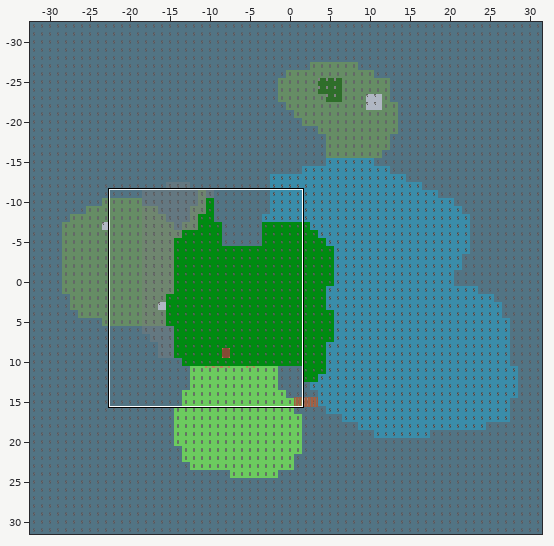
Two states of a Tiled map, games/pizza/tiled/testMap1.tmx. The picture above shows the old version from afar; the outline marks the close-up.
Close-up. First the earlier version:
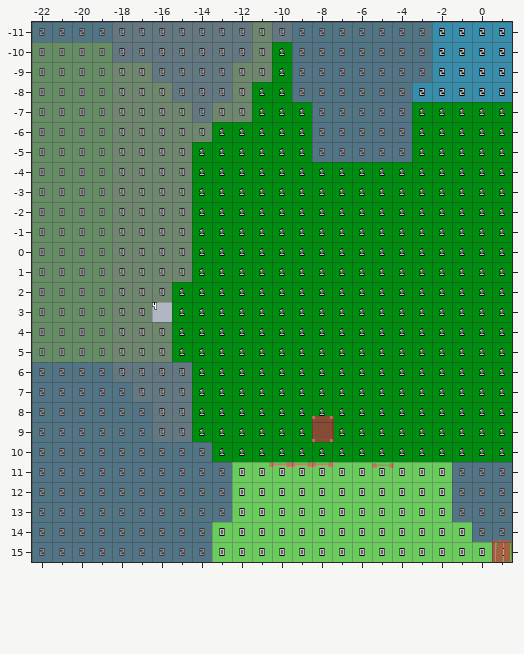
Cells are 32x32 px. Shown: x -22..1, y -11..15. The commit also changed other parts of the map, which this record leaves out.
After:
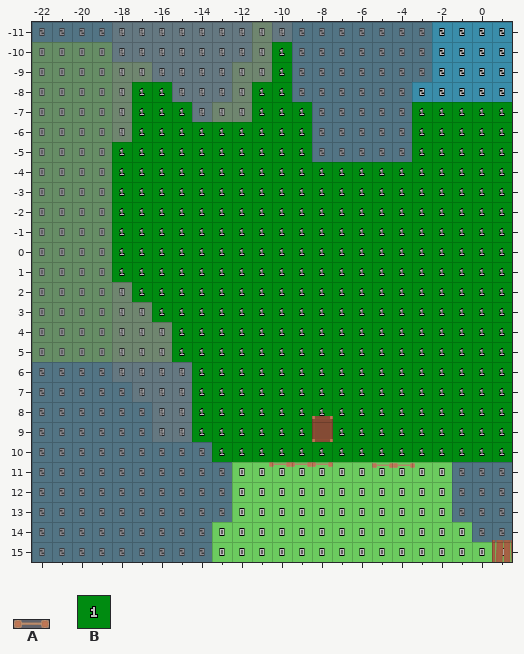
Key: from "models": A 1 "pizza-model-snapshots_Pr"; from "tileset": B 1.
_ is an empty cell.
Objects are placed by their top-left corner, in cells (3,4 is the top-left corner of cell 3,4); size is 1x1 cell unless given.
From old to new:
Layer "zones":
y -8: x -17..-16 __ -> BB
y -7: x -17..-15 ___ -> BBB
y -6: x -17..-14 ____ -> BBBB
y -5..1: x -18..-15 ____ -> BBBB
y 2: x -17..-16 __ -> BB
y 3: x -16 _ -> B
Layer "meshes":
added: A "pizza-model-snapshots_Pr" at -3.9,11.1 size 1.1x0.2
Boxes around the changes in both close-ups, in picture pixels (x1, y1, x2, y2):
added: (112, 82, 212, 322)
added: (394, 463, 415, 468)
